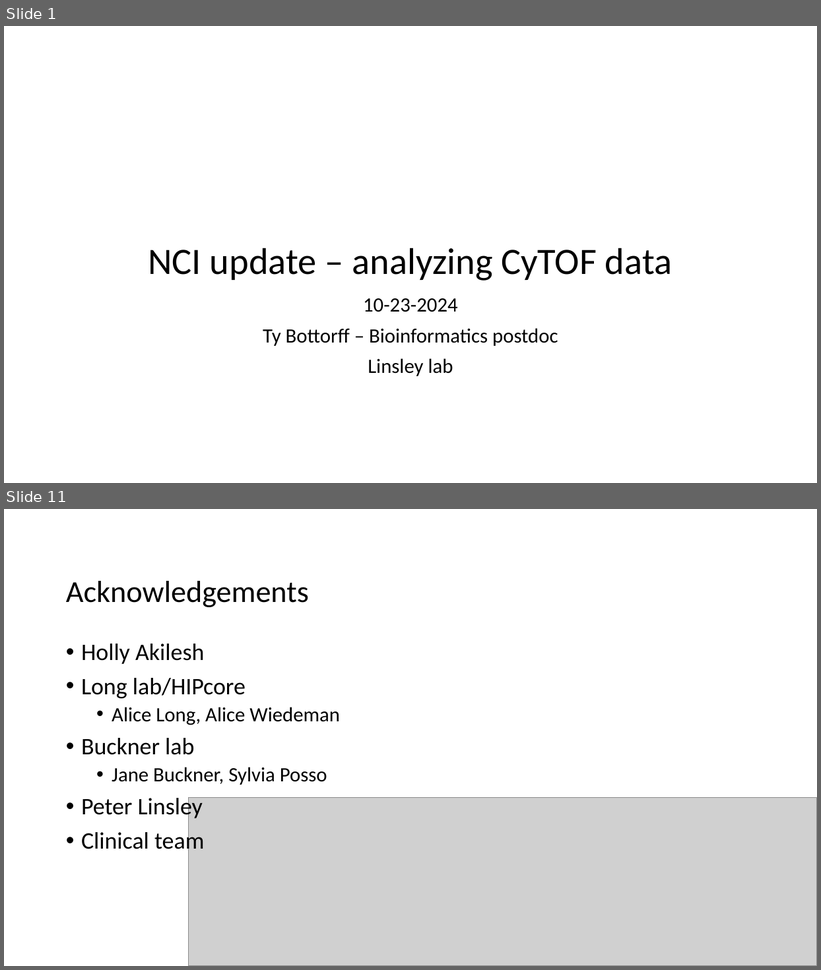
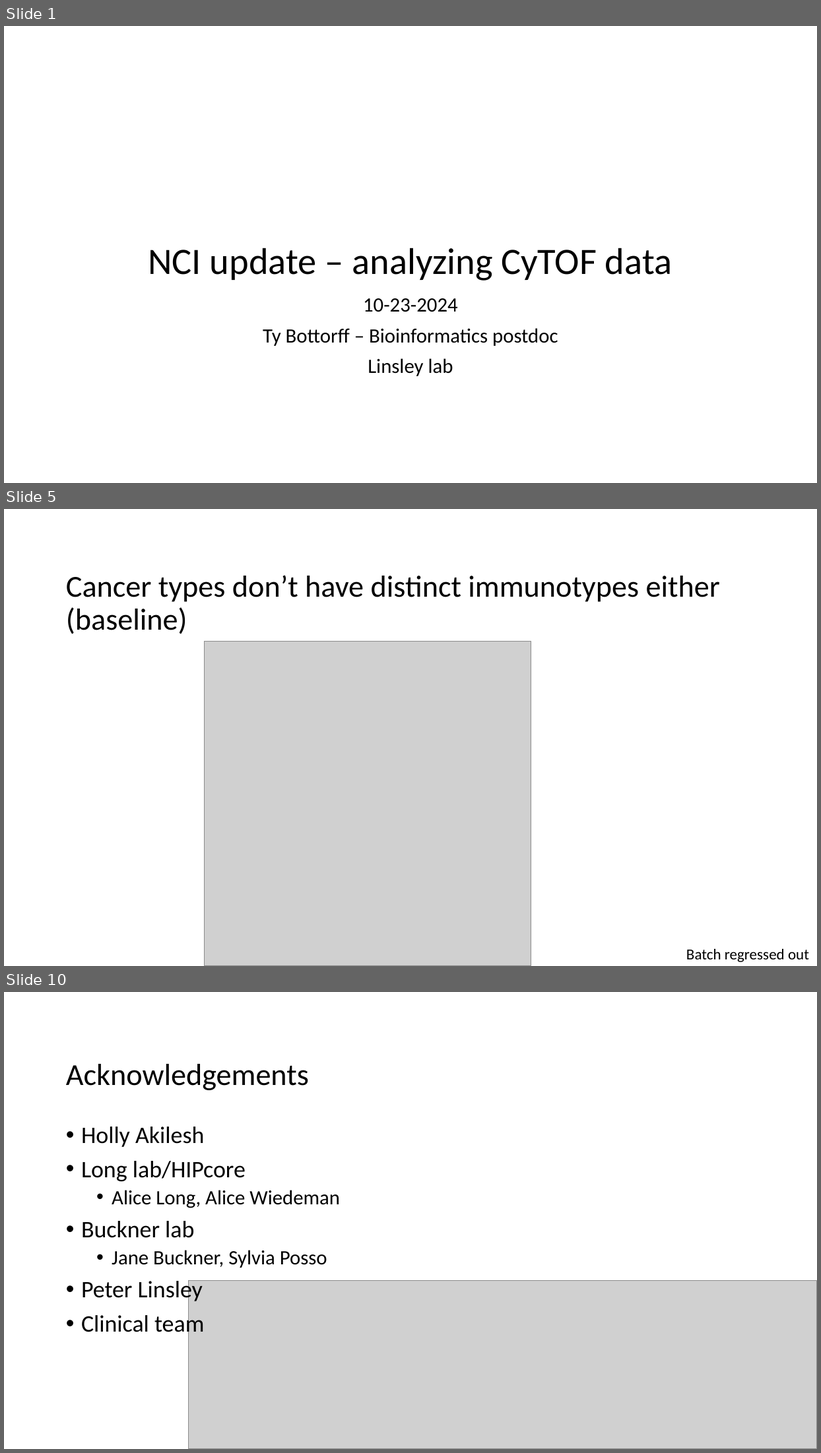
Before and after one commit to tybottorff/bottorffdocs, a slide deck: presentations/NCI_talks/2024_10_23.pptx. Shown one above the other, each under a label of ours: slides 1 and 11 before the commit, slides 1, 5 and 10 after it; the slides between them are not shown. The pictures are 821x970 and 821x1453 pixels, drawn with LibreOffice and Linux fonts; fonts in the diff are those of the drawing; grey boxes stand for pictures. Boxes give left, top, right and bottom in pixels: in the first picture for what was removed or moved away, otherwise in the second. Text is boxed around its words. In the diff, an @@ line names an element or a change of style, - is before the commit and + after.

```diff
--- a/presentations/NCI_talks/2024_10_23.pptx
+++ b/presentations/NCI_talks/2024_10_23.pptx
@@ slide 5 added at box(4, 509, 817, 966), background #FFFFFF @@
@@ title added at box(66, 575, 720, 634), 36 pt, text #000000 @@
+Cancer types don’t have distinct immunotypes either (baseline)
@@ picture added at box(204, 642, 531, 966) @@
@@ text added at box(686, 949, 809, 962), 18 pt, text #000000 @@
+Batch regressed out
@@ what was slide 11 is now slide 10 @@
```
Also in this commit, not shown: 6 slides changed, 1 other slide added, 4 slides removed.
